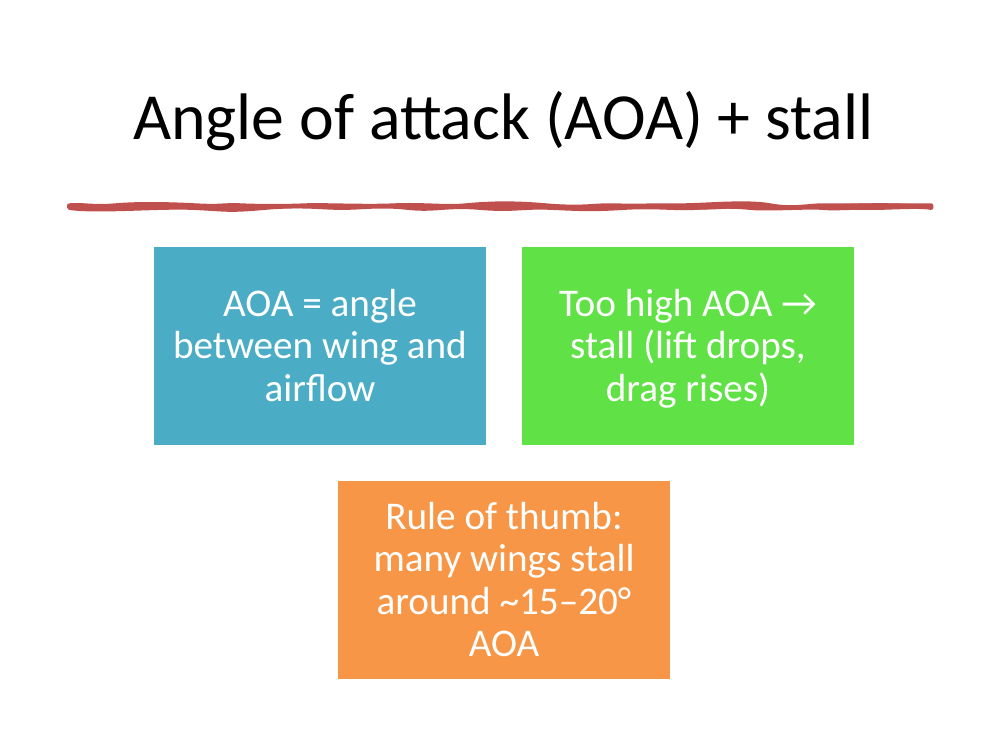
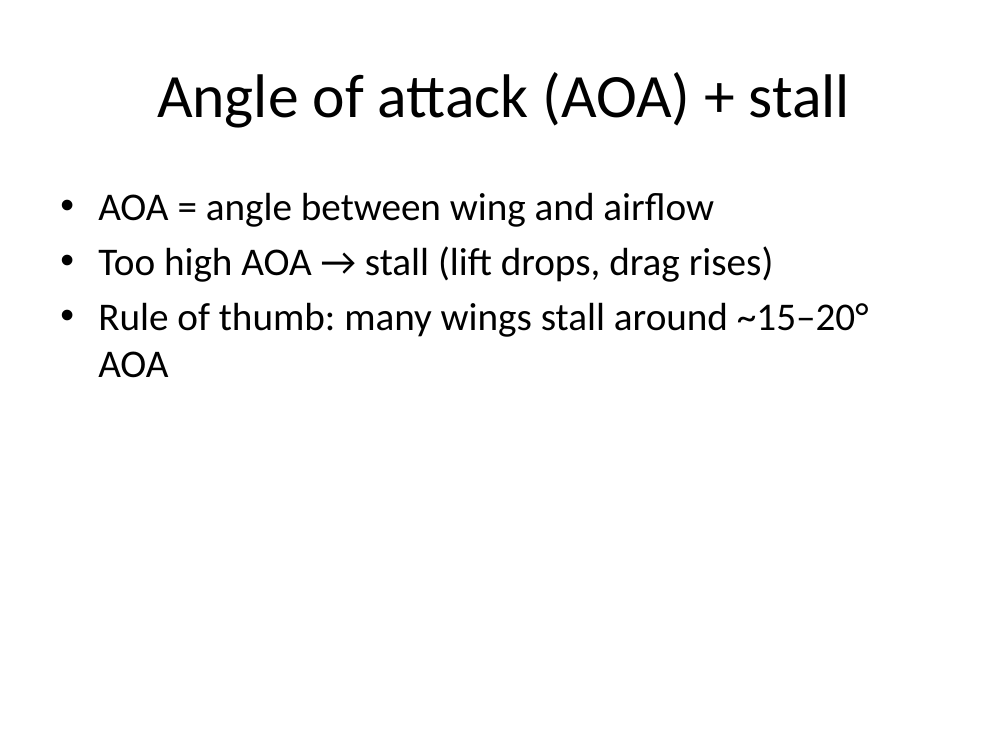
Before and after one commit to bwooceli/bsa-merit-badge-aviation, a slide deck: slide 10 of slides/session-1.pptx. Drawn at 1008x756 pixels with LibreOffice and Linux fonts; fonts in the diff are those of the drawing. Boxes give left, top, right and bottom in pixels: in the first picture for what was removed or moved away, otherwise in the second. Text is boxed around its words. In the diff, an @@ line names an element or a change of style, - is before the commit and + after.

```diff
--- a/slides/session-1.pptx
+++ b/slides/session-1.pptx
@@ title "Angle of attack (AOA) + ...": place and size @@
-title "Angle of attack (AOA) + ..." at bbox=[133, 91, 874, 151]
+title "Angle of attack (AOA) + ..." at bbox=[157, 72, 850, 128]
@@ title "Angle of attack (AOA) + ..." at bbox=[157, 72, 850, 128]: size 47 to 44 pt @@
@@ freeform shape removed at bbox=[70, 206, 931, 208] @@
@@ text added at bbox=[98, 192, 869, 378], 28 pt, text #000000 @@
+• AOA = angle between wing and airflow
+• Too high AOA → stall (lift drops, drag rises)
+• Rule of thumb: many wings stall around ~15–20° AOA
@@ group removed at bbox=[153, 246, 856, 680]: 3 rectangles, 3 texts @@
-AOA = angle between wing and airflow
-Too high AOA → stall (lift drops, drag rises)
-Rule of thumb: many wings stall around ~15–20° AOA
```
Also in this commit, not shown: 11 other slides changed, 1 slide added, 1 slide removed, 7 other files.
